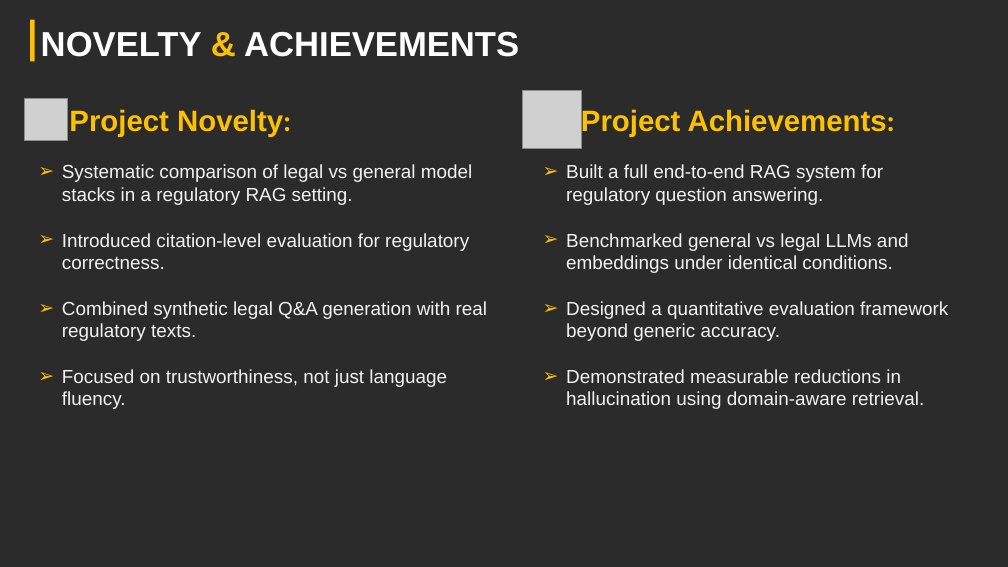
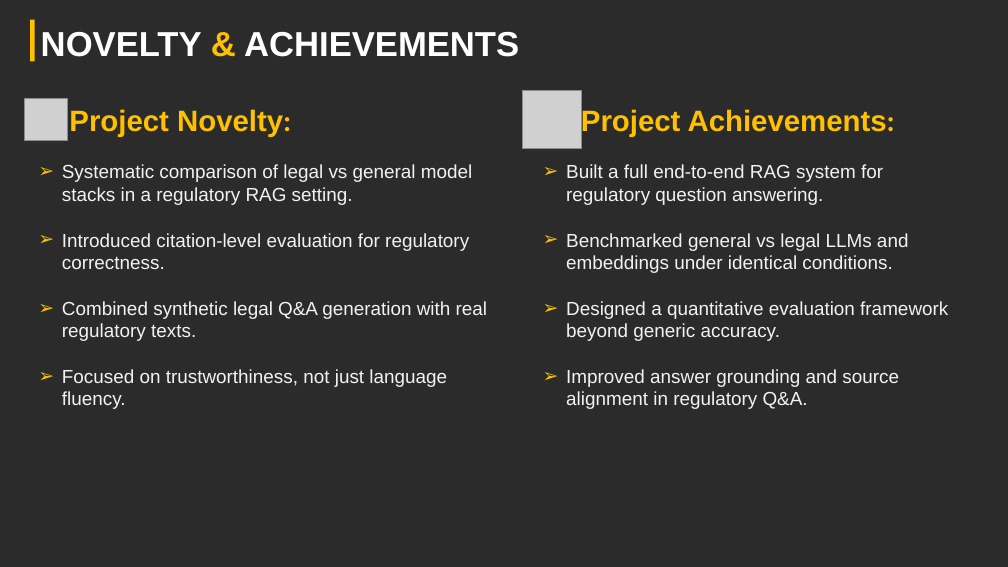
Before and after one commit to ohadbitton1/Banking-Regulation-QA, a slide deck: slide 3 of Presentations/3-final_presentation.pptx. Drawn at 1008x567 pixels with LibreOffice and Linux fonts; fonts in the diff are those of the drawing; grey boxes stand for pictures; background and template pictures are left out; a plain dark background stands for a picture behind light text. Boxes give left, top, right and bottom in pixels: in the first picture for what was removed or moved away, otherwise in the second. Text is boxed around its words. In the diff, an @@ line names an element or a change of style, - is before the commit and + after.

Commit message:
final presentation

```diff
--- a/Presentations/3-final_presentation.pptx
+++ b/Presentations/3-final_presentation.pptx
@@ text at (566, 369, 899, 409): text changed @@
-➢ Demonstrated measurable reductions in hallucination using domain-aware retrieval.
+➢ Improved answer grounding and source alignment in regulatory Q&A.
```
Also in this commit, not shown: 1 other slide changed, 1 other file.
